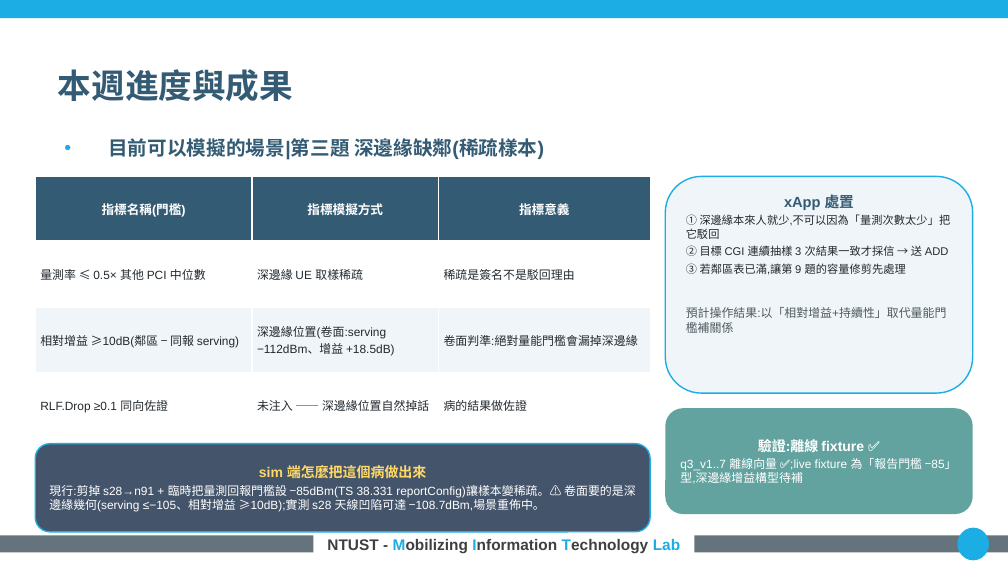
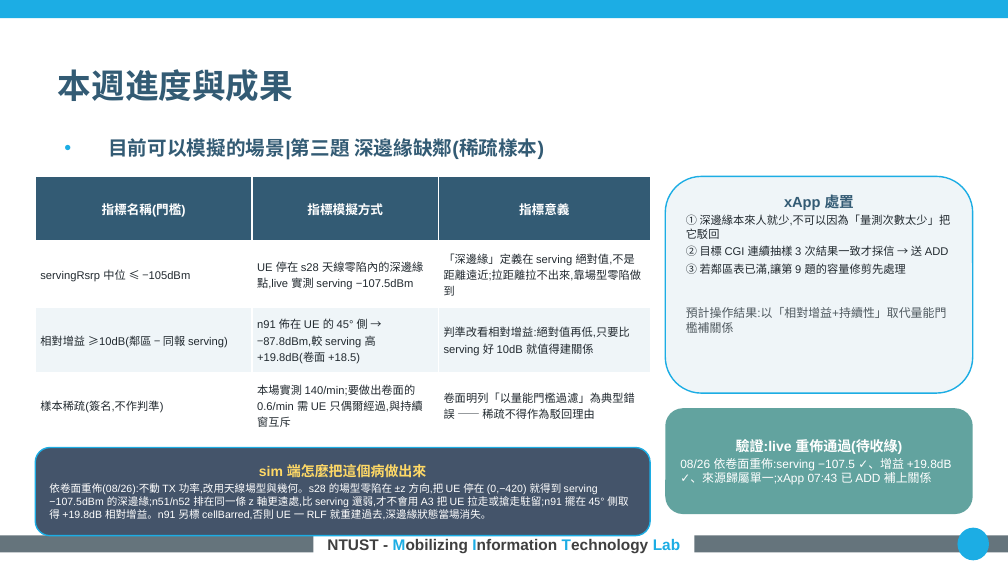
Before and after one commit to kimOuO/RAN-sim-OAI, a slide deck: slide 6 of docs/report/8_27_進度報告_v10十二題.pptx. Drawn at 1008x567 pixels with LibreOffice and Linux fonts; fonts in the diff are those of the drawing; background and template pictures are left out. Boxes give left, top, right and bottom in pixels: in the first picture for what was removed or moved away, otherwise in the second. Text is boxed around its words. In the diff, an @@ line names an element or a change of style, - is before the commit and + after.

```diff
--- a/docs/report/8_27_進度報告_v10十二題.pptx
+++ b/docs/report/8_27_進度報告_v10十二題.pptx
@@ table at [35, 176, 650, 438] @@
-row 2: 量測率 ≤ 0.5× 其他 PCI 中位數 | 深邊緣 UE 取樣稀疏 | 稀疏是簽名不是駁回理由
+row 2: servingRsrp 中位 ≤ −105dBm | UE 停在 s28 天線零陷內的深邊緣點,live 實測 serving −107.5dBm | 「深邊緣」定義在 serving 絕對值,不是距離遠近;拉距離拉不出來,靠場型零陷做到
-row 3, column 2: 深邊緣位置(卷面:serving −112dBm、增益 +18.5dB)
+row 3, column 2: n91 佈在 UE 的 45° 側 → −87.8dBm,較 serving 高 +19.8dB(卷面 +18.5)
-row 3, column 3: 卷面判準:絕對量能門檻會漏掉深邊緣
+row 3, column 3: 判準改看相對增益:絕對值再低,只要比 serving 好 10dB 就值得建關係
-row 4: RLF.Drop ≥0.1 同向佐證 | 未注入 —— 深邊緣位置自然掉話 | 病的結果做佐證
+row 4: 樣本稀疏(簽名,不作判準) | 本場實測 140/min;要做出卷面的 0.6/min 需 UE 只偶爾經過,與持續窗互斥 | 卷面明列「以量能門檻過濾」為典型錯誤 —— 稀疏不得作為駁回理由
@@ size 8.5 to 8 pt in "相對增益 ≥10dB(鄰區 − 同報 serving)" @@
@@ rounded rectangle "sim 端怎麼把這個病做出來": place and size @@
-rounded rectangle "sim 端怎麼把這個病做出來" at [35, 444, 650, 531]
+rounded rectangle "sim 端怎麼把這個病做出來" at [35, 448, 650, 535]
@@ text in rounded rectangle at [680, 439, 952, 485]: text changed @@
-驗證:離線 fixture ✅
-q3_v1..7 離線向量 ✅;live fixture 為「報告門檻 −85」型,深邊緣增益構型待補
+驗證:live 重佈通過(待收綠)
+08/26 依卷面重佈:serving −107.5 ✓、增益 +19.8dB ✓、來源歸屬單一;xApp 07:43 已 ADD 補上關係
@@ text in rounded rectangle at [49, 483, 628, 519]: text changed; size 8.5 to 7.5 pt @@
-現行:剪掉 s28→n91 + 臨時把量測回報門檻設 −85dBm(TS 38.331 reportConfig)讓樣本變稀疏。⚠ 卷面要的是深邊緣幾何(serving ≤−105、相對增益 ≥10dB);實測 s28 天線凹陷可達 −108.7dBm,場景重佈中。
+依卷面重佈(08/26):不動 TX 功率,改用天線場型與幾何。s28 的場型零陷在 ±z 方向,把 UE 停在 (0,−420) 就得到 serving −107.5dBm 的深邊緣;n51/n52 排在同一條 z 軸更遠處,比 serving 還弱,才不會用 A3 把 UE 拉走或搶走駐留;n91 擺在 45° 側取得 +19.8dB 相對增益。n91 另標 cellBarred,否則 UE 一 RLF 就重建過去,深邊緣狀態當場消失。
```
Also in this commit, not shown: 12 other slides changed.
